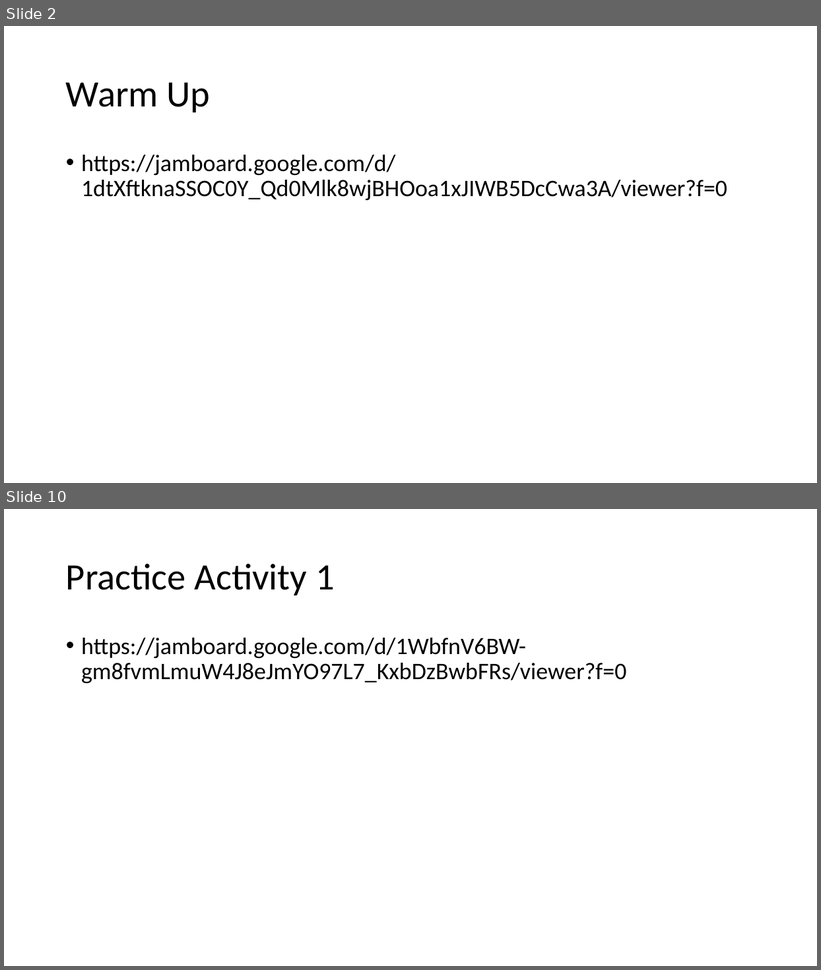
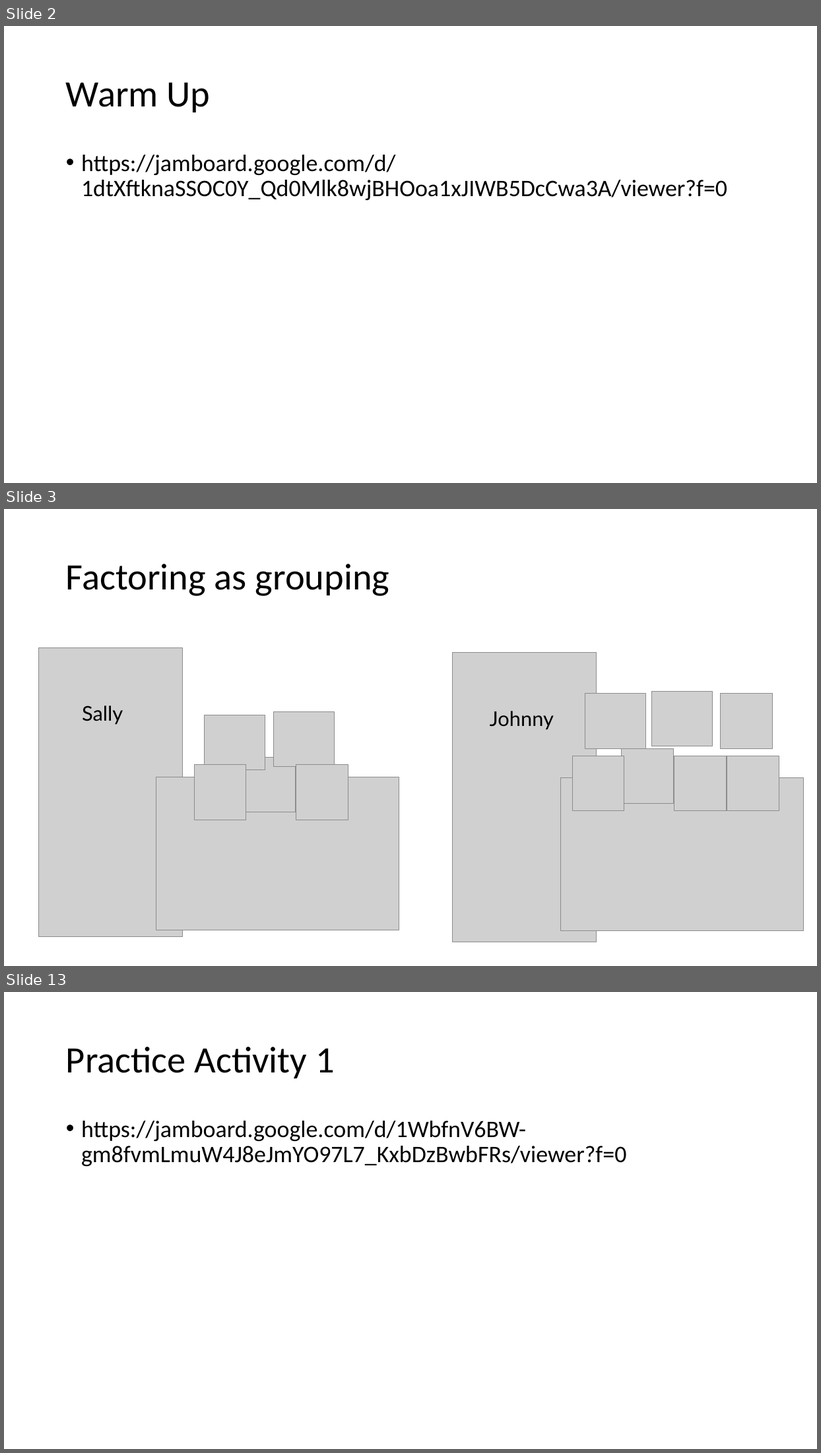
Before and after one commit to millerdoug/notes, a slide deck: MiniLesson.pptx. Shown one above the other, each under a label of ours: slides 2 and 10 before the commit, slides 2, 3 and 13 after it; the slides between them are not shown. The pictures are 821x970 and 821x1453 pixels, drawn with LibreOffice and Linux fonts; fonts in the diff are those of the drawing; grey boxes stand for pictures. Boxes give left, top, right and bottom in pixels: in the first picture for what was removed or moved away, otherwise in the second. Text is boxed around its words. In the diff, an @@ line names an element or a change of style, - is before the commit and + after.

```diff
--- a/MiniLesson.pptx
+++ b/MiniLesson.pptx
@@ slide 3 added at <box>4,509,817,966</box>, background #FFFFFF @@
@@ title added at <box>66,564,389,596</box>, 44 pt, text #000000 @@
+Factoring as grouping
@@ picture added at <box>38,648,182,938</box> @@
@@ picture added at <box>452,652,596,942</box> @@
@@ text added at <box>82,706,123,725</box>, 24 pt, text #000000 @@
+Sally
@@ picture added at <box>585,694,646,749</box> @@
@@ picture added at <box>652,691,712,747</box> @@
@@ picture added at <box>721,694,773,749</box> @@
@@ picture added at <box>205,715,265,770</box> @@
@@ picture added at <box>274,712,334,767</box> @@
@@ text added at <box>490,711,554,730</box>, 24 pt, text #000000 @@
+Johnny
@@ picture added at <box>194,765,246,820</box> @@
@@ picture added at <box>244,758,296,813</box> @@
@@ picture added at <box>296,765,348,820</box> @@
@@ picture added at <box>572,756,624,811</box> @@
@@ picture added at <box>622,749,674,803</box> @@
@@ picture added at <box>675,756,726,811</box> @@
@@ picture added at <box>727,756,780,811</box> @@
@@ picture added at <box>156,778,399,931</box> @@
@@ picture added at <box>560,778,804,931</box> @@
@@ what was slide 10 is now slide 13 @@
```
Also in this commit, not shown: 4 slides changed, 5 other slides added, 3 slides removed, 1 other file.
